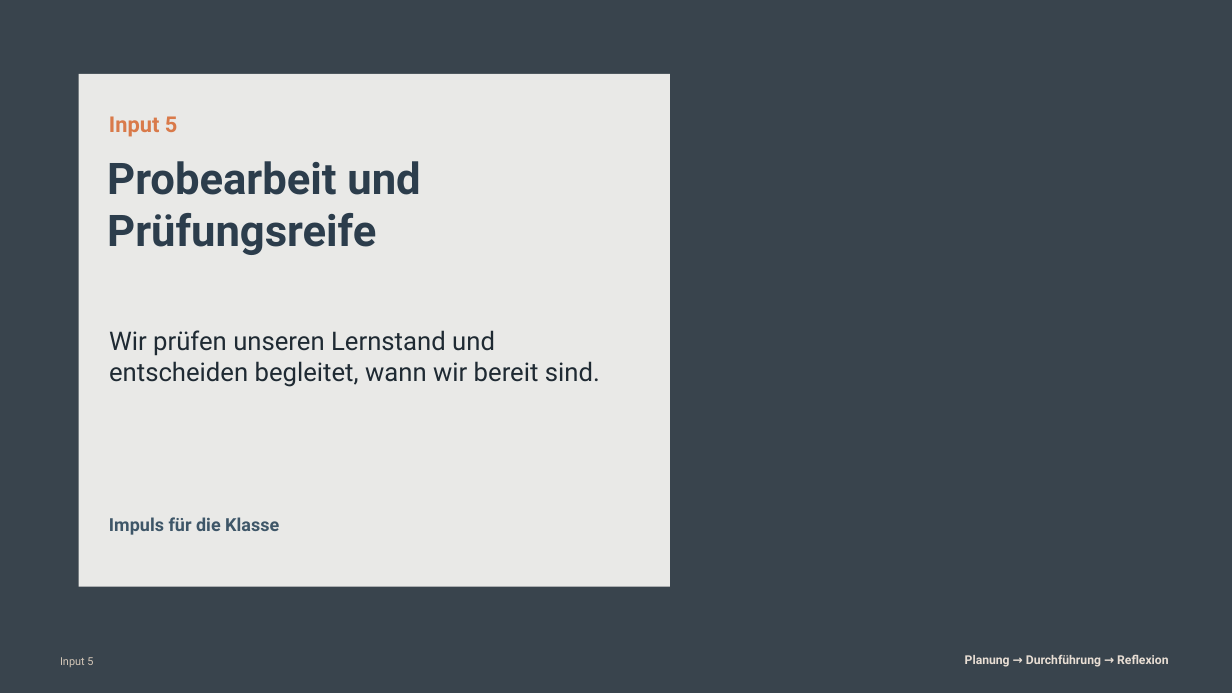
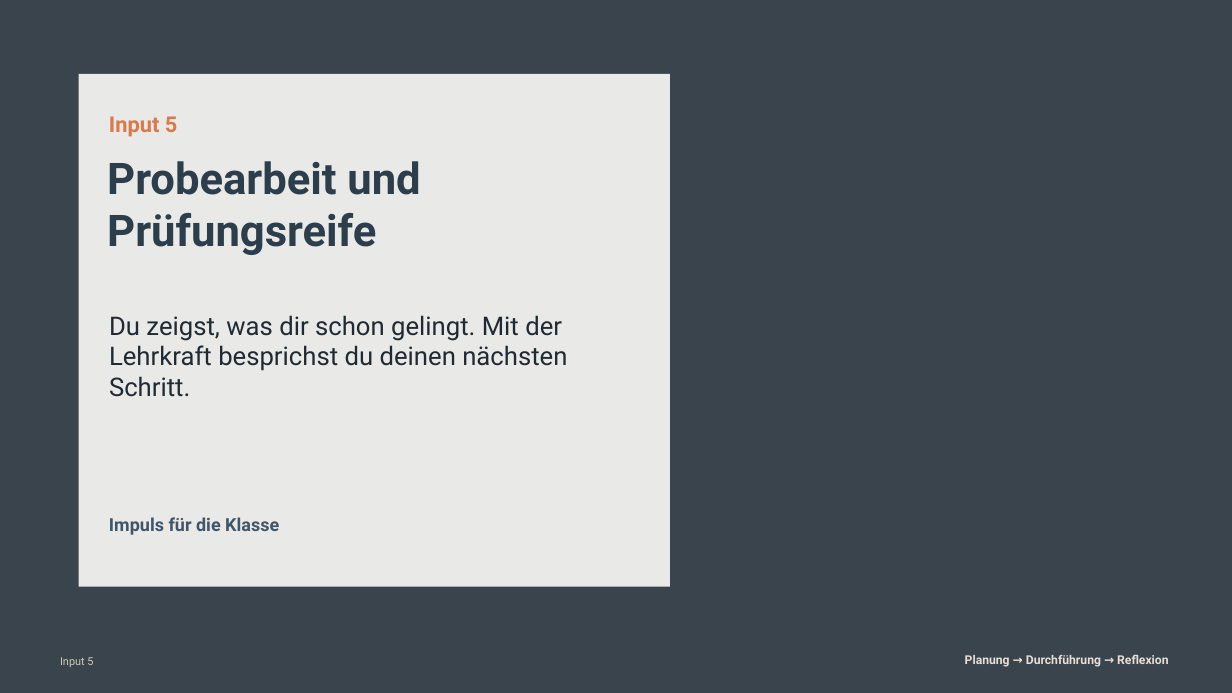
Before and after one commit to technikerleben/d5ur1-wunschbriefe, a slide deck: slide 19 of praesentationen/Impulse_Wunschbriefe_SRL_Mathe.pptx. Drawn at 1232x693 pixels with LibreOffice and Linux fonts; fonts in the diff are those of the drawing; background and template pictures are left out. Boxes give left, top, right and bottom in pixels: in the first picture for what was removed or moved away, otherwise in the second. Text is boxed around its words. In the diff, an @@ line names an element or a change of style, - is before the commit and + after.

Commit message:
Schritt 8: Impulse, A3-Cockpit und Materialübersichten mit Papierlernweg angleichen

```diff
--- a/praesentationen/Impulse_Wunschbriefe_SRL_Mathe.pptx
+++ b/praesentationen/Impulse_Wunschbriefe_SRL_Mathe.pptx
@@ text at box(109, 315, 567, 397): text changed @@
-Wir prüfen unseren Lernstand und entscheiden begleitet, wann wir bereit sind.
+Du zeigst, was dir schon gelingt. Mit der Lehrkraft besprichst du deinen nächsten Schritt.
```
Also in this commit, not shown: 23 other slides changed, 8 other files.
